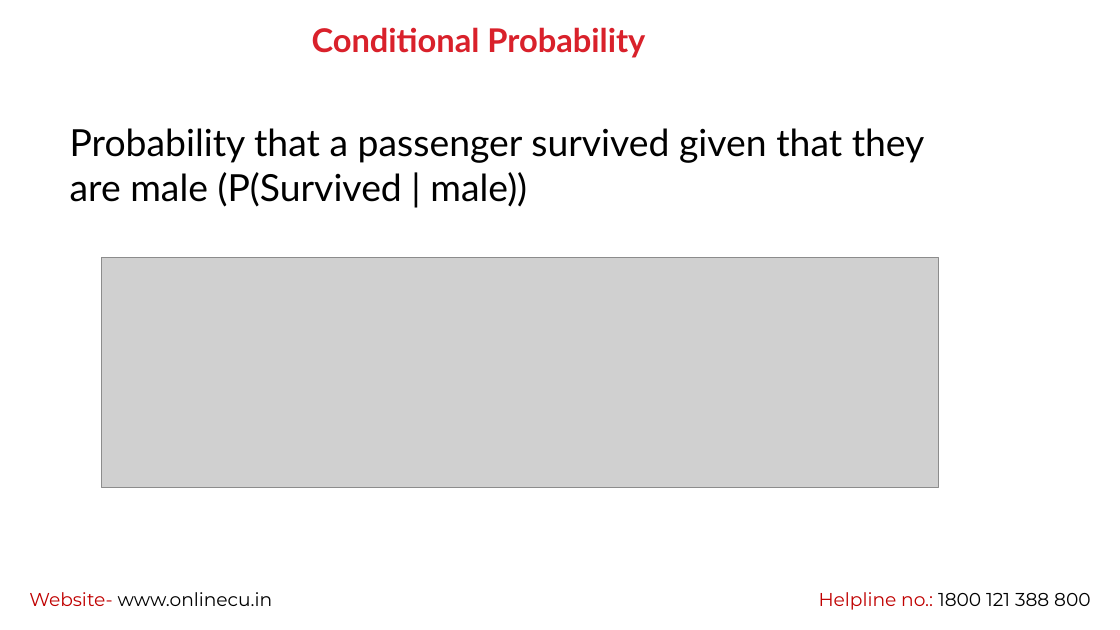
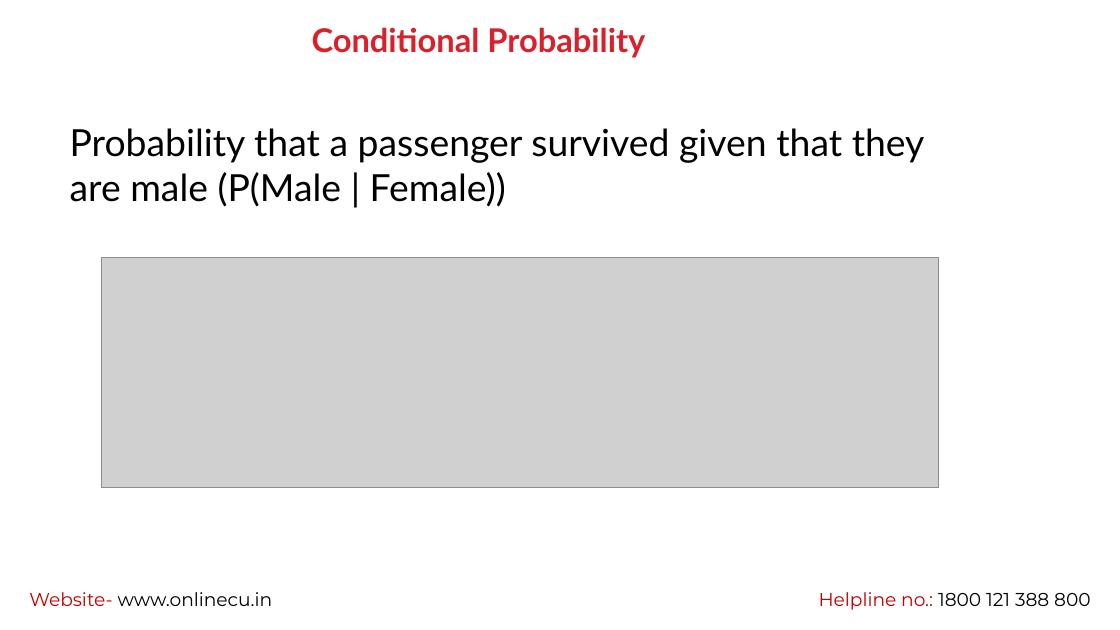
Before and after one commit to vikashkmd/CU-Feb-2026, a slide deck: slide 23 of Session 6 Probability Theory (1).pptx. Drawn at 1120x630 pixels with LibreOffice and Linux fonts; fonts in the diff are those of the drawing; grey boxes stand for pictures; background and template pictures are left out. Boxes give left, top, right and bottom in pixels: in the first picture for what was removed or moved away, otherwise in the second. Text is boxed around its words. In the diff, an @@ line names an element or a change of style, - is before the commit and + after.

```diff
--- a/Session 6 Probability Theory (1).pptx
+++ b/Session 6 Probability Theory (1).pptx
@@ text at (x1=70, y1=128, x2=925, y2=207): text changed @@
-Probability that a passenger survived given that they are male (P(Survived | male))
+Probability that a passenger survived given that they are male (P(Male | Female))
```
Also in this commit, not shown: 5 other slides changed, 7 slides added, 1 slide removed.
